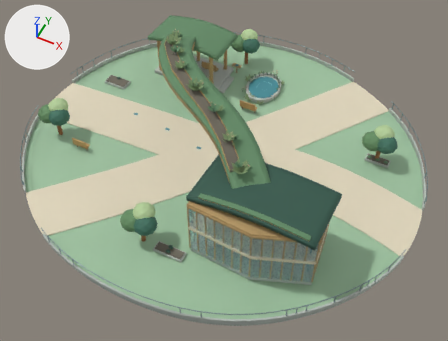
The glTF model public/models/bdeh-r21/E.glb: old version first, new version second.
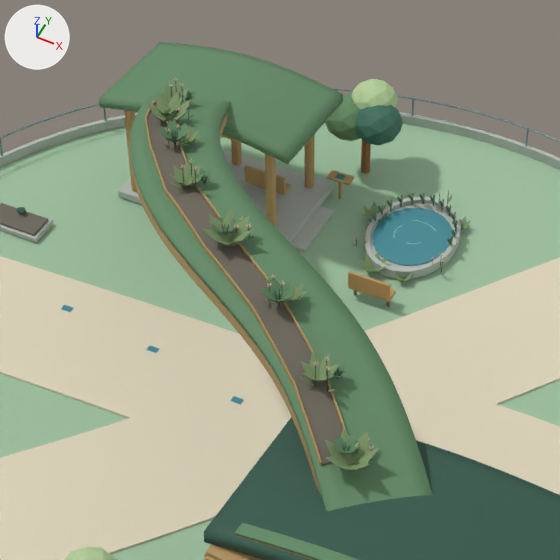
There are two pictures of each version: one whole from a camera (50 mm lens) standing at (16.3, -32.1, 38.2) and looking at (0.7, -0.9, -0.8), one close up on the part from 25% to 71% of the width and 0% to 61% of the height. Lighting does not change. The marker at upper left points along +X, +Y and +Z. The last two pictures show the newer version. Where no turn or scale is listed for an object, it has been applied to the vertices. Vertices at exactly the same position are counted once.

Names of what the first close-up shows: 'ROLE_building_Components__ecoWood', 'ROLE_building_Components__stone2', 'ROLE_landscape_Components__FinalNativeSage', 'ROLE_landscape_Components__deepgreen', 'ROLE_landscape_Components__earthbrown', 'ROLE_landscape_Components__ecoLeaf', 'ROLE_landscape_Components__ecoWater', 'ROLE_landscape_Components__ecoWood', 'ROLE_landscape_Components__green', 'ROLE_landscape_Components__lightgreen', 'ROLE_landscape_Components__wood', 'ROLE_paving_Components__paveLight', 'ROLE_rails_Components__stone2', 'ROLE_roof_Components__ecoDeep', 'ROLE_roof_Components__ecoLeaf', 'ROLE_terrain_Components__grass' and 8 more.
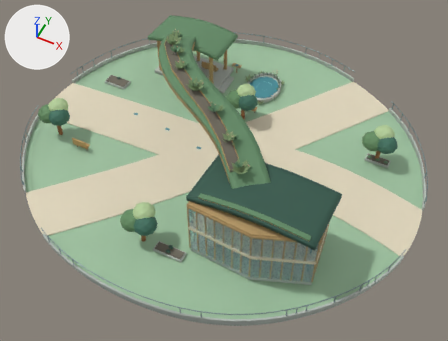
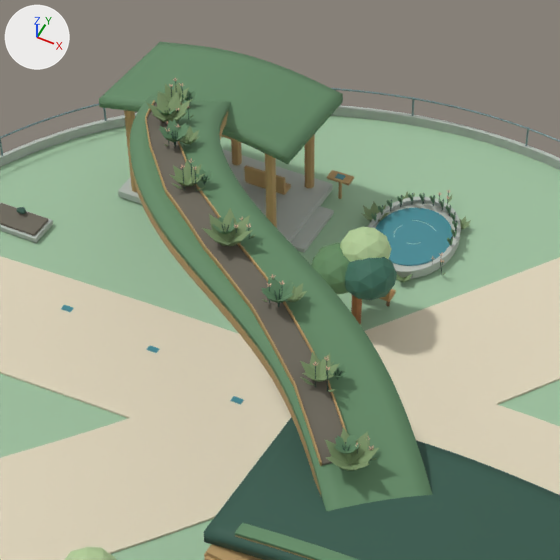
Changed parts and their boxes [x1, y1, x2, y2] in the close-ups (560 x 560 px; the box of a moved part takes in the faces that stretch with it):
'ROLE_landscape_Components__deepgreen', reshaped
    before: [355, 105, 403, 145]
    after: [345, 257, 397, 300]
'ROLE_landscape_Components__lightgreen', reshaped
    before: [65, 78, 398, 560]
    after: [65, 227, 391, 560]
'ROLE_landscape_Components__green', reshaped
    before: [325, 94, 360, 141]
    after: [311, 243, 350, 294]
'ROLE_landscape_Components__wood', reshaped
    before: [361, 140, 371, 174]
    after: [351, 295, 362, 324]
part 3 of me_role_landscape_components__lightgreen, moved or reshaped
    before: [351, 78, 398, 109]
    after: [340, 227, 391, 262]

What the commit changed:
me_role_landscape_components__deepgreen is used by ob_role_landscape_components__deepgreen; location (0.0, 0.0, 0.0).
me_role_landscape_components__deepgreen had 168 vertices, 320 faces and spanned x -13.9..13.2, y -11.5..12.7, z 1.7..3.2.
me_role_landscape_components__deepgreen now has 168 vertices, 320 faces and spans x -13.9..13.2, y -11.5..5.8, z 1.7..3.2.
me_role_landscape_components__deepgreen part 1: the loose piece of 42 vertices spanning x -3.7..-2.0, y 10.9..12.7, z 1.7..3.1 is moved by (3.1, -7.3, 0.0).
me_role_landscape_components__green is used by ob_role_landscape_components__green; location (0.0, 0.0, 0.0).
me_role_landscape_components__green had 168 vertices, 320 faces and spanned x -15.1..12.2, y -11.5..12.7, z 1.5..3.1.
me_role_landscape_components__green now has 168 vertices, 320 faces and spans x -15.1..12.2, y -11.5..5.8, z 1.5..3.1.
me_role_landscape_components__green part 2: the loose piece of 42 vertices spanning x -4.9..-3.0, y 10.9..12.7, z 1.5..3.0 is moved by (3.1, -7.3, 0.0).
me_role_landscape_components__lightgreen is used by ob_role_landscape_components__lightgreen; location (0.0, 0.0, 0.0).
me_role_landscape_components__lightgreen had 168 vertices, 320 faces and spanned x -14.3..12.7, y -10.8..13.3, z 2.1..3.5.
me_role_landscape_components__lightgreen now has 168 vertices, 320 faces and spans x -14.3..12.7, y -10.8..6.4, z 2.1..3.5.
me_role_landscape_components__lightgreen part 3: the loose piece of 42 vertices spanning x -4.1..-2.5, y 11.6..13.3, z 2.2..3.5 is moved by (3.1, -7.3, 0.0).
me_role_landscape_components__wood is used by ob_role_landscape_components__wood; location (0.0, 0.0, 0.0).
me_role_landscape_components__wood had 64 vertices, 112 faces and spanned x -13.7..12.1, y -10.7..12.1, z 0.1..1.9.
me_role_landscape_components__wood now has 64 vertices, 112 faces and spans x -13.7..12.1, y -10.7..5.2, z 0.1..1.9.
me_role_landscape_components__wood part 4: the loose piece of 16 vertices spanning x -3.5..-3.1, y 11.7..12.1, z 0.1..1.9 is moved by (3.1, -7.3, 0.0).
